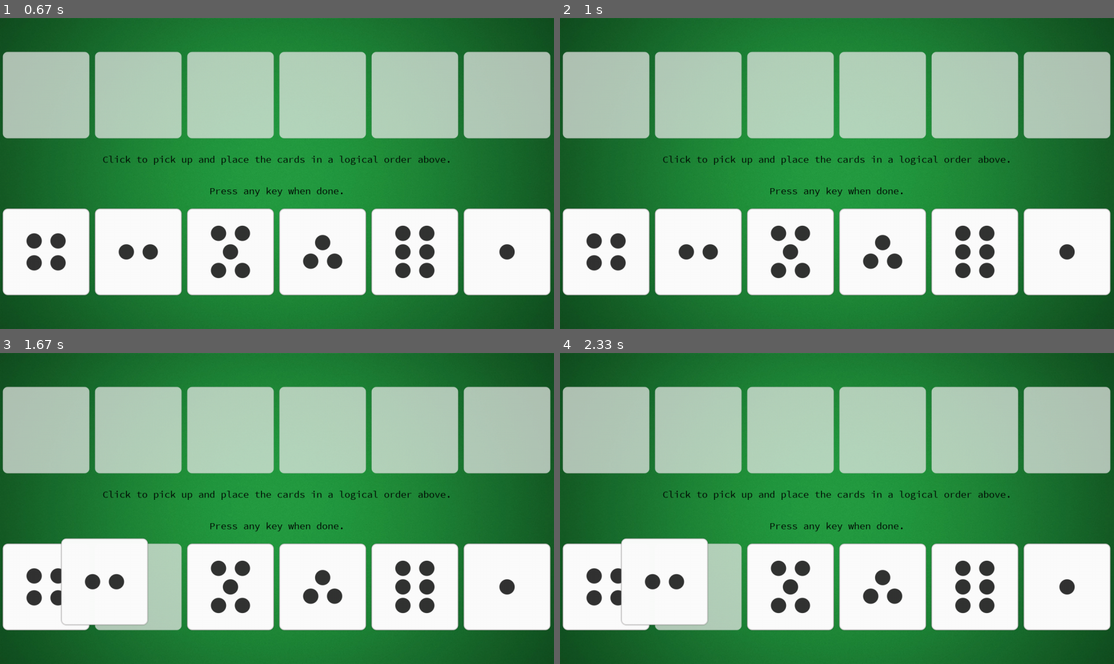
Above: before the commit, frames 1-4 (two rows, left to right).
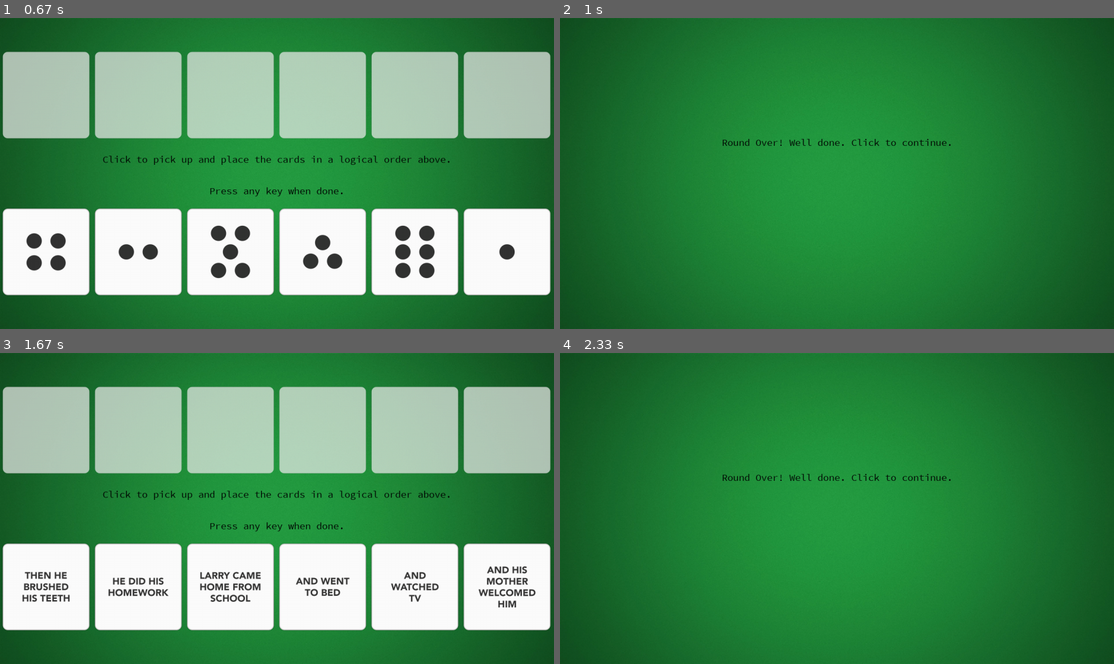
Above: after the commit, the same moments.

Repository: opmorgan/py-seqtest
Game: pygame game, started from main.py
Same seed, same stepped clock (60 frames per second), same inputs: the game is played once before the commit and once after it.
Inputs (mouse positions are in pixels of both pictures, inside the frame that each line leads up to):
- Up to frame 1 (0.67 s): tap Enter at 0.33 s
- Up to frame 2 (1 s): tap Enter at 0.67 s
- Up to frame 3 (1.67 s): click (105, 580) at 1.55 s
- Up to frame 4 (2.33 s): tap Space at 1.83 s

Frame 1 is identical in both runs. In frame 2, 53% of the frame differs, in the area x 0-100%, y 10-90%; in frame 3, 6.1%; in frame 4, 54%.

Commit message:
Fixed gameover merge.

Diff:
--- a/config.py
+++ b/config.py
@@ -59,6 +59,7 @@
 class Round:
 
     def __init__(self, num, type, variation):
+        self.num = num
         self.type = type
         self.variation = variation
 
--- a/game.py
+++ b/game.py
@@ -24,8 +24,8 @@
         self.pg = pg
         self.started = True
         self.sm = SM(self, EM())
-        for scene in scenes:
-            self.sm.add_scene(scene)
+        # for scene in scenes:
+        #    self.sm.add_scene(scene)
 
 
     def player_create(self, name):
--- a/scenery/play.py
+++ b/scenery/play.py
@@ -85,7 +85,12 @@
                 else:
                     self.order.append(None)
 
-        self.sm.game.state = state
+        print(self.sm.round)
+        print(rounds[-1].num - 1)
+        if (self.sm.round == (rounds[-1].num - 1)):
+            self.sm.game.state = "GAMEOVER"
+        else:
+            self.sm.game.state = state
 
         row = []
         for key, val in self.commit(self.sm.game.player).items():
@@ -132,10 +137,4 @@
                 if card.space and card.space.type == 'target': i+=1
                 else: i=0
 
-            if i == 6: # MAKES ADVANCING POSSIBLE ONLY WHEN 6 CARDS HAVE BEEN PLACES
-                if self.sm.round == len(rounds):
-                    print('indeed, this is the last round!')
-                    self.end('GAMEOVER')
-
-                else:
-                    self.end('FINISHED')
+            self.end('FINISHED')
--- a/sm.py
+++ b/sm.py
@@ -22,6 +22,7 @@
                 if base == name:
                     SCENE = __import__('scenery.'+ base, fromlist=['S'])
                     self.scenes.append(SCENE.S(name, self, em))
+                    print(self.scenes)
 
 
     def start_scene(self, info):
@@ -41,7 +42,6 @@
         pass
 
     def timer(self, func):
-        print('peen')
         timer = Timer(10, func(), ())
         time.start()
 
@@ -71,9 +71,13 @@
 
 
     def change_scene(self):
-        print(self.game.state)
+        print(self.scenes);
+        print(self.game.state, self.next_scene)
         if self.game.state == 'ROUND':
             self.current_scene = self.previous_scene
+            self.start_scene(rounds[self.round])
+        elif self.game.state == 'GAMEOVER':
+            self.current_scene = self.scenes[-1]
             self.start_scene(rounds[self.round])
         else:
             self.current_scene = self.next_scene
